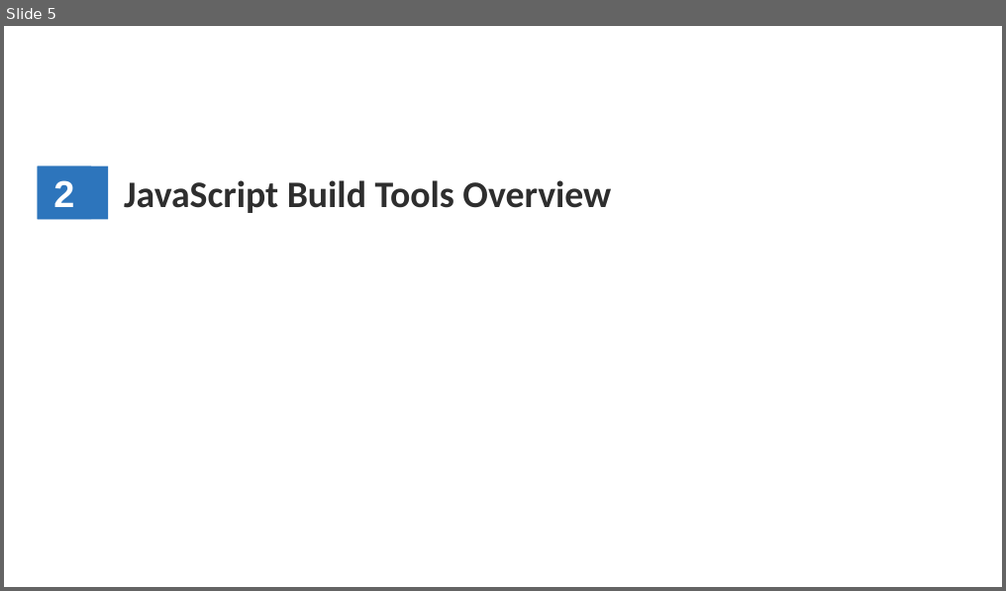
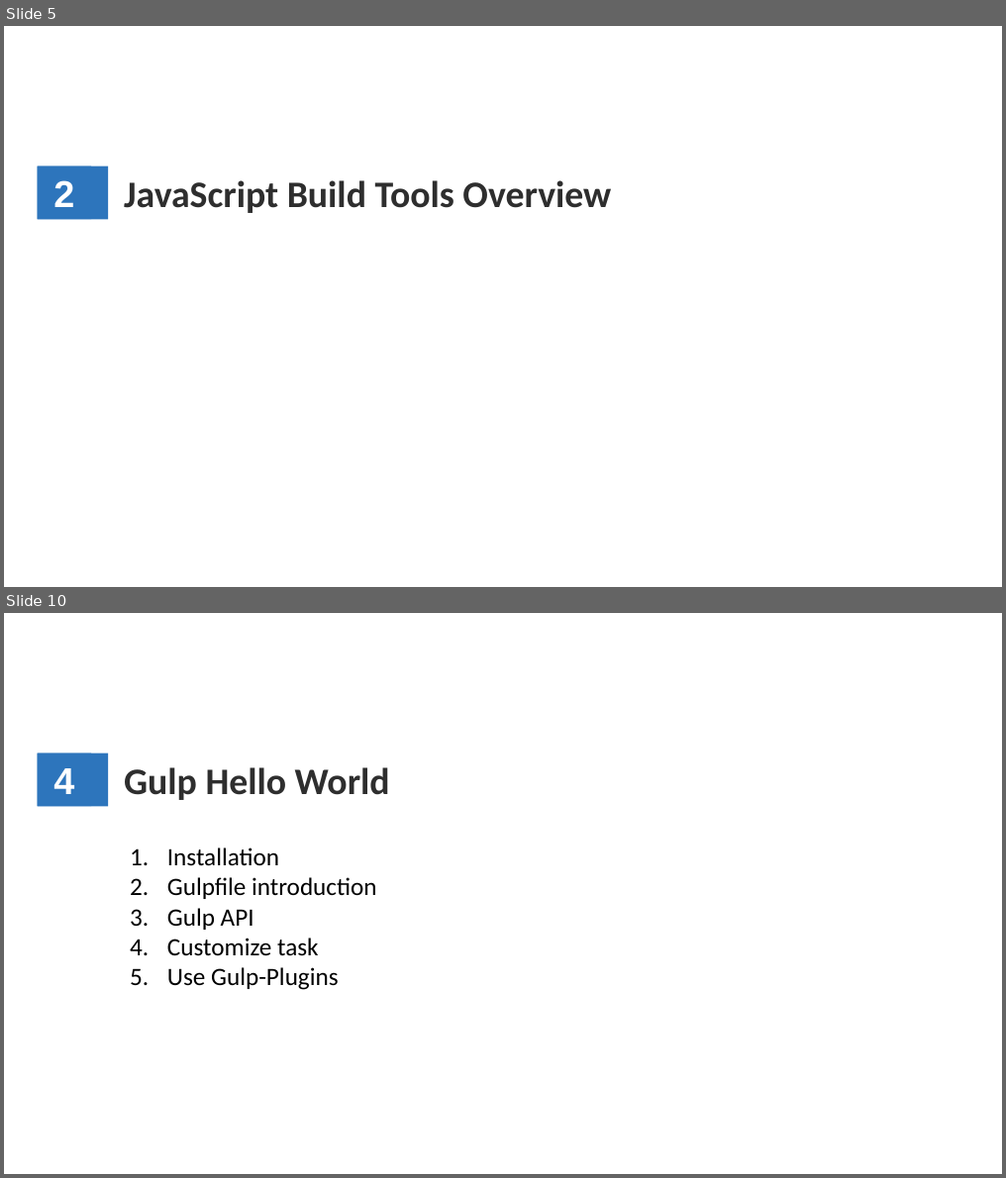
Before and after one commit to WenhaoXu/full-stack-web-course, a slide deck: engineering/2017/Gulp.pptx. Shown one above the other, each under a label of ours: slide 5 before the commit, slides 5 and 10 after it; the slides between them are not shown. The pictures are 1006x591 and 1006x1178 pixels, drawn with LibreOffice and Linux fonts; fonts in the diff are those of the drawing; background and template pictures are left out. Boxes give left, top, right and bottom in pixels: in the first picture for what was removed or moved away, otherwise in the second. Text is boxed around its words. In the diff, an @@ line names an element or a change of style, - is before the commit and + after.

Commit message:
[Engineering] update gulp ppt.

```diff
--- a/engineering/2017/Gulp.pptx
+++ b/engineering/2017/Gulp.pptx
@@ slide 10 added at (4, 613, 1002, 1174), background #FFFFFF; not listed: 1 template element that a slide beside it also shows @@
@@ text added at (37, 753, 91, 806), fill #2D75BC, 36 pt, text #FFFFFF, bold @@
+4
@@ text added at (124, 767, 390, 800), 36 pt, text #2E2E2E, bold @@
+Gulp Hello World
@@ text added at (167, 848, 376, 990), 24 pt, text #000000 @@
+1. Installation
+2. Gulpfile introduction
+3. Gulp API
+4. Customize task
+5. Use Gulp-Plugins
```
Also in this commit, not shown: 2 slides changed, 14 other slides added, 4 slides removed.
